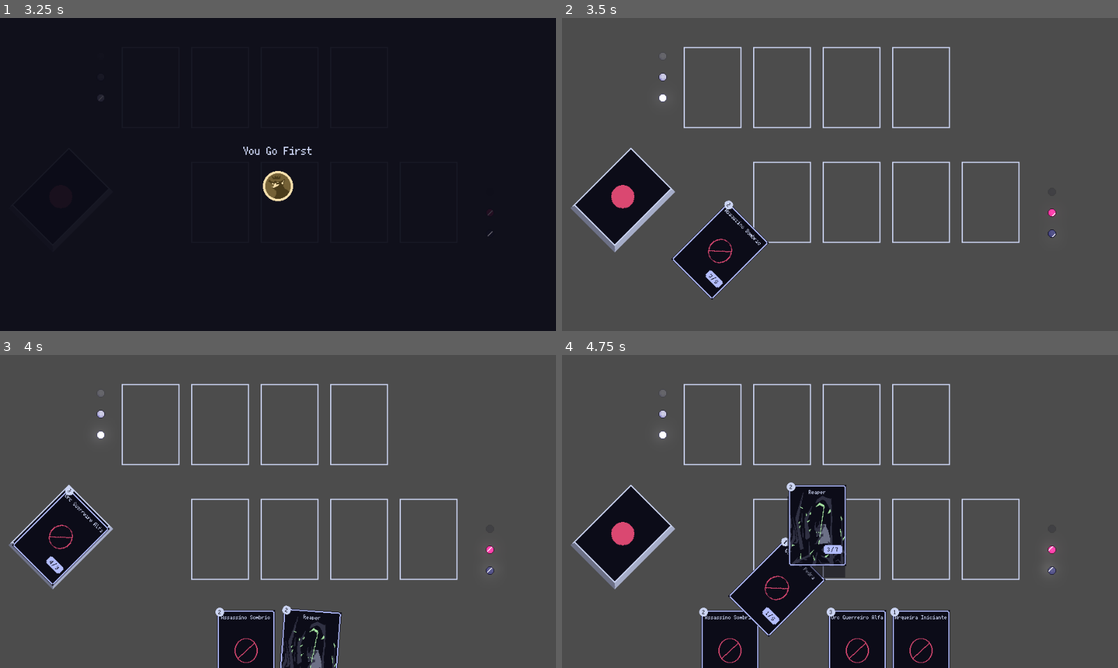
Above: before the commit, frames 1-4 (two rows, left to right).
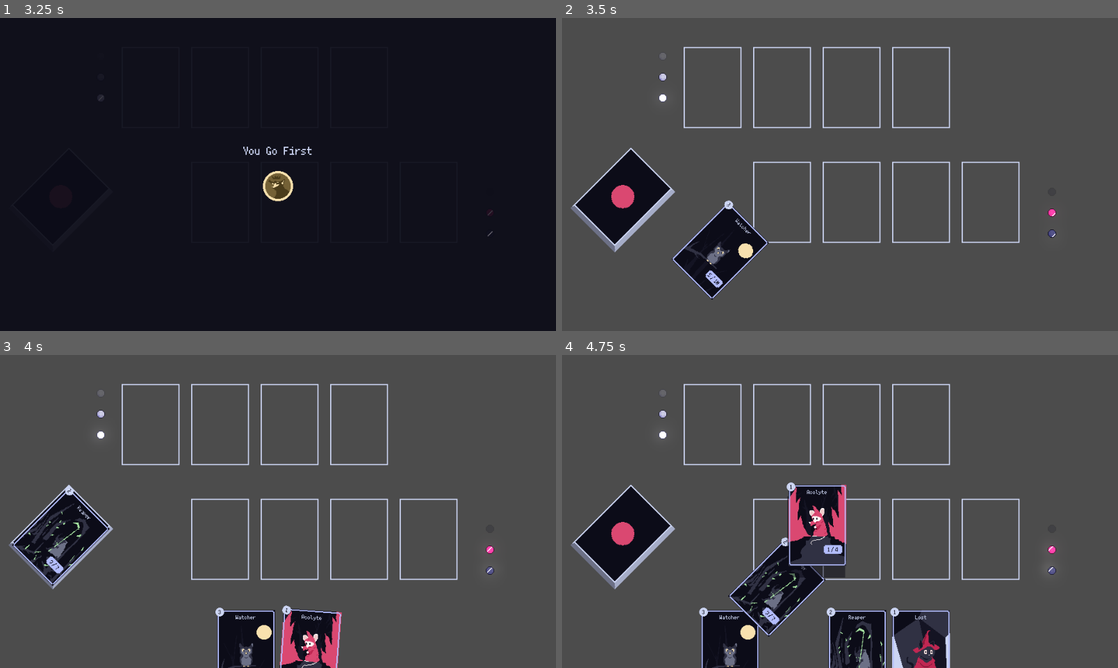
Above: after the commit, the same moments.

Repository: Ilwel/tcg-godot
Game: Godot game, scene res://scenes/MatchScreen.tscn
The game is run twice, just before and just after one commit, with the same random seed, the same clock (stepped at 60 frames per second) and the same inputs.
Inputs (mouse positions are in pixels of both pictures, inside the frame that each line leads up to):
- Up to frame 1 (3.25 s): drag from (61, 199) to (150, 86) at 0.52 s; tap Enter at 1.25 s; drag from (255, 180) to (150, 86) at 1.27 s; move the mouse to (278, 174) at 2.02 s; click (278, 174) at 2.17 s; tap Space at 2.75 s; drag from (250, 237) to (222, 86) at 2.77 s
- Up to frame 2 (3.5 s): no input
- Up to frame 3 (4 s): drag from (155, 586) to (289, 423) at 3.52 s
- Up to frame 4 (4.75 s): drag from (840, 649) to (851, 423) at 4.27 s

Frame 1 is identical in both runs. In frame 2, 0.4% of the frame differs, in the area x 19-36%, y 59-86%; in frame 3, 2.3%; in frame 4, 4.4%, in the area x 25-70%, y 41-100%.

Commit message:
feat: new cards

Diff:
--- a/assets/cards.json
+++ b/assets/cards.json
@@ -29,9 +29,9 @@
 
   { "id": "king",     "nome": "King",                "custo": 1, "atk": 1, "hp": 5,  "art": "res://assets/card/arts/King.png" },
   { "id": "reaper",     "nome": "Reaper",         "custo": 2, "atk": 3, "hp": 7,  "art": "res://assets/card/arts/Reaper.png" },
-  { "id": "dragao_3",     "nome": "Dragão Ancião",       "custo": 3, "atk": 5, "hp": 10, "art": "res://assets/card/arts/NoArt.png" },
+  { "id": "watcher",     "nome": "Watcher",       "custo": 3, "atk": 5, "hp": 10, "art": "res://assets/card/arts/Watcher.png" },
 
-  { "id": "golem_1",      "nome": "Golem de Pedra",      "custo": 1, "atk": 1, "hp": 6,  "art": "res://assets/card/arts/NoArt.png" },
+  { "id": "lost",      "nome": "Lost",      "custo": 1, "atk": 1, "hp": 6,  "art": "res://assets/card/arts/Lost.png" },
   { "id": "golem_2",      "nome": "Golem de Ferro",      "custo": 2, "atk": 2, "hp": 8,  "art": "res://assets/card/arts/NoArt.png" },
   { "id": "golem_3",      "nome": "Golem Titânico",      "custo": 3, "atk": 3, "hp": 10, "art": "res://assets/card/arts/NoArt.png" },
 
--- a/assets/test_deck.json
+++ b/assets/test_deck.json
@@ -1,40 +1,8 @@
 [
-  "guerreiro_1", "guerreiro_1", "guerreiro_1",
-  "guerreiro_2", "guerreiro_2",
-  "guerreiro_3",
 
-  "arqueira_1", "arqueira_1", "reaper", "reaper", "reaper",
-
-  "acolyte",
-  "acolyte",
-  "acolyte",
-  "mago_3",
-
-  "curandeiro_1",
-  "curandeiro_2",
-  "curandeiro_3",
-
-  "ladino_1", "ladino_1",
-  "ladino_2",
-  "ladino_3",
-
-  "elemental_1", "elemental_1",
-  "elemental_2",
-  "elemental_3",
-
-  "orc_1",
-  "orc_2", "orc_2",
-  "orc_3",
-
+ "watcher", "watcher", "watcher",
+  "reaper", "reaper", "reaper",
+  "lost", "lost", "lost",
+  "acolyte","acolyte","acolyte",
   "king",
-  "dragao_2",
-  "dragao_3",
-
-  "golem_1", "golem_1",
-  "golem_2",
-  "golem_3",
-
-  "fera_1", "fera_1",
-  "fera_2",
-  "fera_3"
 ]
--- a/scenes/CoinWindow.gd
+++ b/scenes/CoinWindow.gd
@@ -5,7 +5,6 @@
 @onready var coin_decision = $CoinDecision
 @onready var label = $Label
 @onready var throw_coin = $HBoxContainer/Coin
-@onready var result_lbl = $ResultLbl
 @onready var modal_screen = $".."
 
 # Called when the node enters the scene tree for the first time.
@@ -31,6 +30,7 @@
 	await get_tree().create_timer(1.0).timeout
 	modal_screen.visible = false
 	Match.match_game["current_game_phase"] = Match.GamePhaseType.Init
+
 # Called every frame. 'delta' is the elapsed time since the previous frame.
 func _process(delta: float) -> void:
 	pass
Binary file added: assets/card/arts/Lost.png
Not shown, added: assets/card/arts/Lost.png.import
Binary file added: assets/card/arts/Watcher.png
Not shown, added: assets/card/arts/Watcher.png.import
